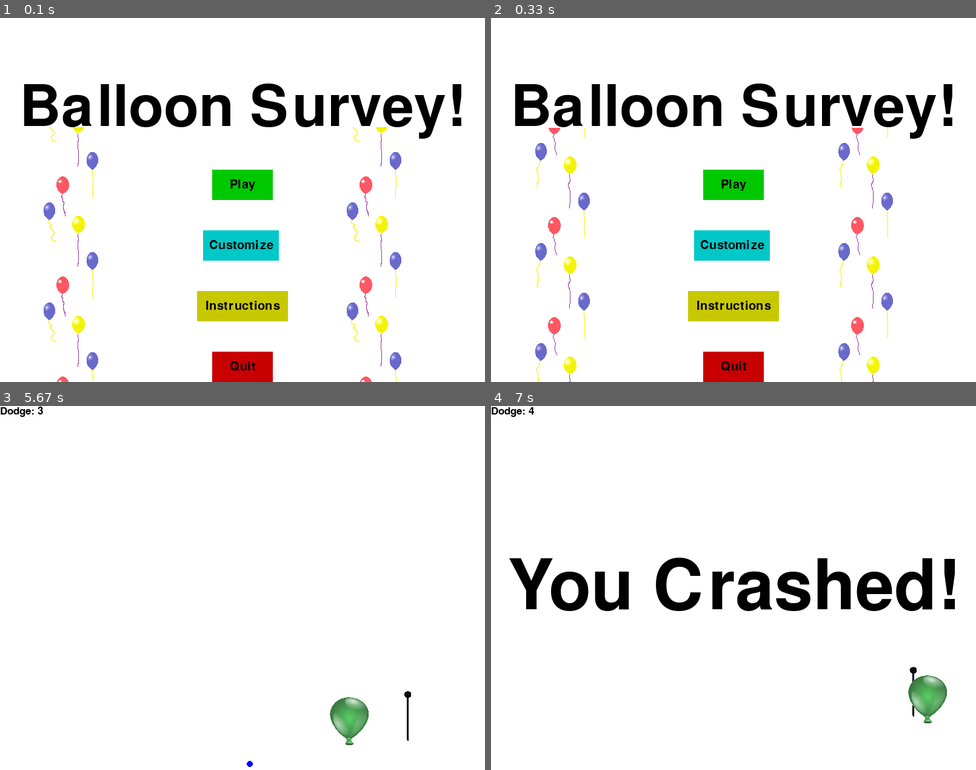
Above: before the commit, frames 1-4 (two rows, left to right).
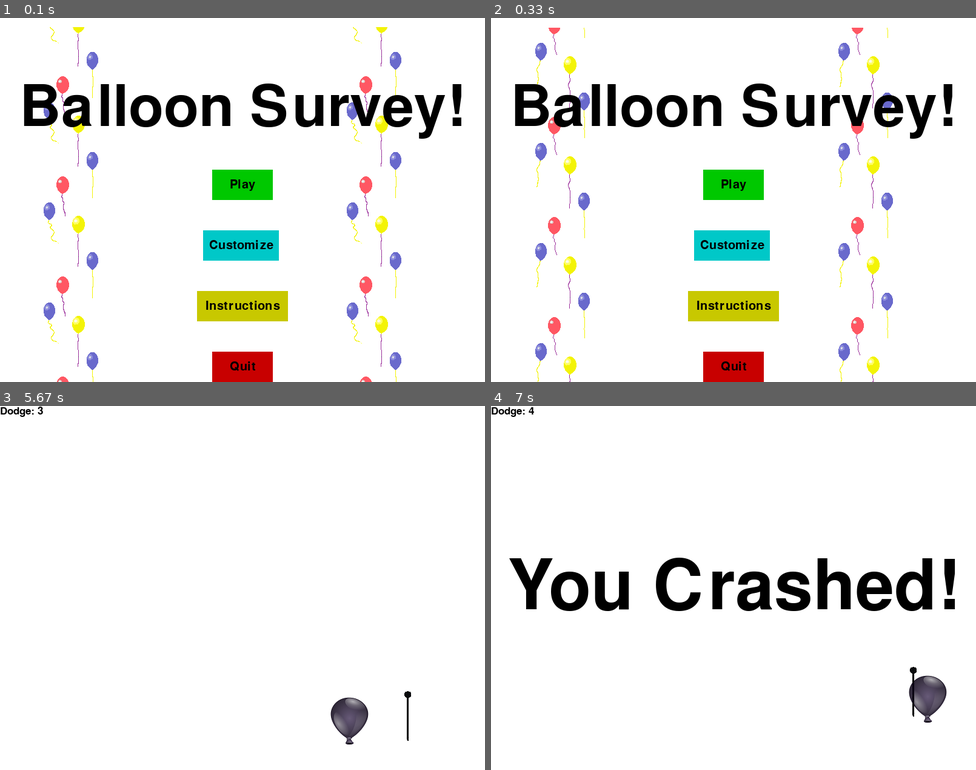
Above: after the commit, the same moments.

Repository: GuilhermeeSette/Ballooooon
Game: pygame game, started from PROJETO/main.py
Same seed, same stepped clock (60 frames per second), same inputs: the game is played once before the commit and once after it.
Inputs (mouse positions are in pixels of both pictures, inside the frame that each line leads up to):
- Up to frame 1 (0.1 s): no input
- Up to frame 2 (0.33 s): no input
- Up to frame 3 (5.67 s): click "Play" at 0.42 s; hold Right 0.67-1.13 s; move the mouse to (223, 602) at 0.7 s; hold Up 1.17-1.47 s; hold Right 1.5-1.97 s; hold Left 2-2.53 s; hold Down 2.57-2.87 s; hold Left 2.9-3.3 s; hold Up 3.33-3.7 s; hold Right 3.73-4.37 s; hold Down 4.4-4.77 s; hold Left 4.8-5.27 s; hold Right from 5.3 s (still down)
- Up to frame 4 (7 s): release Right at 5.77 s; hold Up 5.8-6.1 s; hold Right 6.13-6.6 s; hold Left from 6.63 s (still down)

The runs differ from the first frame. In frame 1, 0.7% of the frame differs, in the area x 9-83%, y 2-30%; in frame 2, 0.7%; in frame 3, 0.7%, in the area x 50-76%, y 80-100%; in frame 4, 0.7%.

Commit message:
Eclusão dos gadgets

Diff:
--- a/PROJETO/main.py
+++ b/PROJETO/main.py
@@ -34,18 +34,18 @@
 bal_width = 64
 clock = py.time.Clock()
 #Desktop - Trabalho - Abrindo em pen drive
-agulha = py.image.load('E:\Ballooooon/PROJETO/imagens/agulha.png')
+agulha = py.image.load('E:\Ballooooon/PROJETO/imagens/Agulha.png')
 balpreto = py.image.load('E:\Ballooooon/PROJETO/imagens/balao-black.png')
 balvermelho = py.image.load('E:\Ballooooon/PROJETO/imagens/balao-red.png')
 balazul = py.image.load('E:\Ballooooon/PROJETO/imagens/balao-blue.png')
 balverde = py.image.load('E:\Ballooooon/PROJETO/imagens/balao-green.png')
 #espinho = py.image.load('E:\Ballooooon/PROJETO/imagens/espinho.png')
 #movimento de balão em menus
-balgif1 = py.image.load('G:\Ballooooon/PROJETO/imagens/balgif1.png')
-balgif2 = py.image.load('G:\Ballooooon/PROJETO/imagens/balgif2.png')
-balgif3 = py.image.load('G:\Ballooooon/PROJETO/imagens/balgif3.png')
-balgif4 = py.image.load('G:\Ballooooon/PROJETO/imagens/balgif4.png')
-balgif5 = py.image.load('G:\Ballooooon/PROJETO/imagens/balgif5.png')
+balgif1 = py.image.load('E:\Ballooooon/PROJETO/imagens/balgif1.png')
+balgif2 = py.image.load('E:\Ballooooon/PROJETO/imagens/balgif2.png')
+balgif3 = py.image.load('E:\Ballooooon/PROJETO/imagens/balgif3.png')
+balgif4 = py.image.load('E:\Ballooooon/PROJETO/imagens/balgif4.png')
+balgif5 = py.image.load('E:\Ballooooon/PROJETO/imagens/balgif5.png')
 balgif = balgif1
 balcont = 1
 #
@@ -236,10 +236,7 @@
                 quit()
 
         screen.fill(white)
-        largeText = py.font.Font('freesansbold.ttf', 95)
-        TextSurf, TextRec = text_objects("Balloon Survey!", largeText)
-        TextRec.center = ((display_width/2),(display_height/4))
-        screen.blit(TextSurf, TextRec)
+
 
         if balcont == 1:
             balgif = balgif1
@@ -254,14 +251,20 @@
             balcont = 0
 
         balcont+=1
-
+        screen.blit(balgif,(50,15))
         screen.blit(balgif,(50,180))
         screen.blit(balgif,(50,345))
         screen.blit(balgif,(50,510))
 
+        screen.blit(balgif,(550,15))
         screen.blit(balgif,(550,180))
         screen.blit(balgif,(550,345))
         screen.blit(balgif,(550,510))
+
+        largeText = py.font.Font('freesansbold.ttf', 95)
+        TextSurf, TextRec = text_objects("Balloon Survey!", largeText)
+        TextRec.center = ((display_width/2),(display_height/4))
+        screen.blit(TextSurf, TextRec)
 
         button("Play",350,250,100,50, green, bright_green, game_loop)
         button("Customize",335,350,125,50,blue,bright_blue,game_customize)
@@ -399,62 +402,7 @@
 
             if   thing_startx >= x and x + bal_width >= thing_startx or x+bal_width >= thing_startx and x + bal_width <= thing_startx+thing_width or x+(bal_width / 2) >= thing_startx and x+(bal_width / 2) <= thing_startx+thing_width :
                 crash()
-        def pow_e(posx,posy):
-            circ = py.draw.circle(screen, (0,0,255), (posx, posy), 5)
-            if y <= posy + 10 and posy <= y + bal_height:
-                    #print("y cross")
-
-                    if   posx >= x and x + bal_width >= posx or x+bal_width >= posx and x + bal_width <= posx+10 or x+(bal_width / 2) >= posx and x+(bal_width / 2) <= posx+10 :
-                        escudo()
-
-        def pow_c(posx, posy):
-            circ = py.draw.circle(screen, (0,0,0), (posx, posy), 5)
-            if y <= posy + 10 and posy <= y + bal_height:
-                    #print("y cross")
-
-                if   posx >= x and x + bal_width >= posx or x+bal_width >= posx and x + bal_width <= posx+10 or x+(bal_width / 2) >= posx and x+(bal_width / 2) <= posx+10 :
-                    cresce()
-
-        def pow_m(posx, posy):
-            circ = py.draw.circle(screen, (0,255,0), (posx, posy), 5)
-            if y <= posy + 10 and posy <= y + bal_height:
-                    #print("y cross")
-
-                if   posx >= x and x + bal_width >= posx or x+bal_width >= posx and x + bal_width <= posx+10 or x+(bal_width / 2) >= posx and x+(bal_width / 2) <= posx+10 :
-                    mini()
-
-        def cresce():
-          global balImg
-          balImg = balazul
-
-
-
-        def mini():
-          global balImg
-          balImg = balverde
-
-
-        def escudo():
-          for i in range(dodge,dodge + 10,1):
-            if y <= thing_starty + thing_height and thing_starty <= y + bal_height:
-                    #print("y cross")
-
-                    if   thing_startx >= x and x + bal_width >= thing_startx or x+bal_width >= thing_startx and x + bal_width <= thing_startx+thing_width or x+(bal_width / 2) >= thing_startx and x+(bal_width / 2) <= thing_startx+thing_width :
-                        print('Funcionou!')
-
-        def gad():
-          power = random.randint(1,3)
-          posx = random.randint(0,800)
-          posy = random.randint(0,600)
-          if power == 1:
-            pow_m(posx,posy)
-          elif power == 2:
-            pow_e(posx,posy)
-          elif power == 3:
-            pow_c(posx,posy)
-
-        if dodge > 2 != 0 and dodge < 10 != 0:
-            gad()
+
         py.display.flip()
         clock.tick(60)
 
